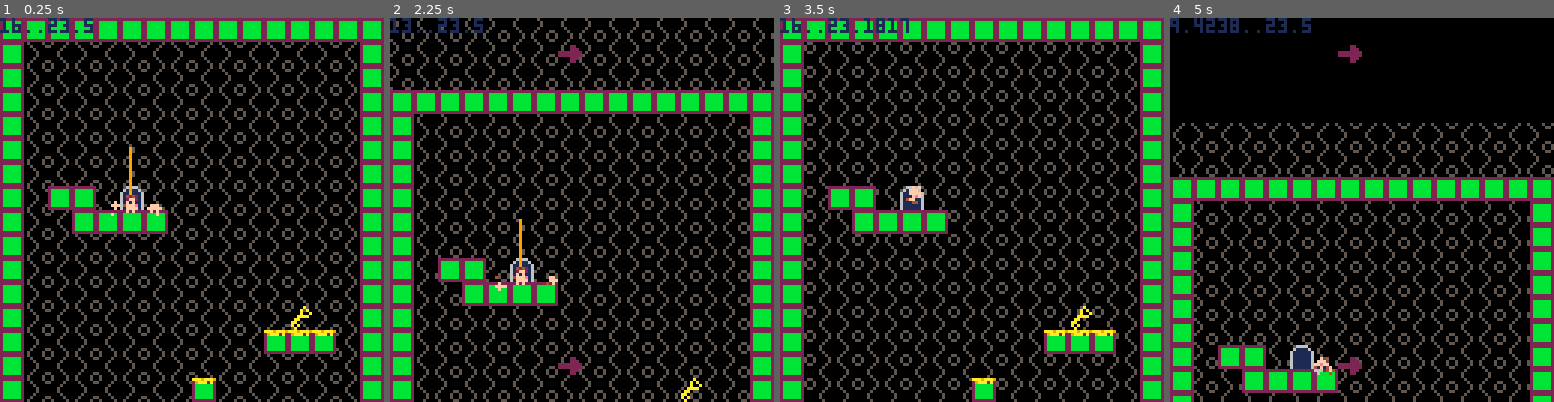
Above: before the commit, frames 1-4 (left to right).
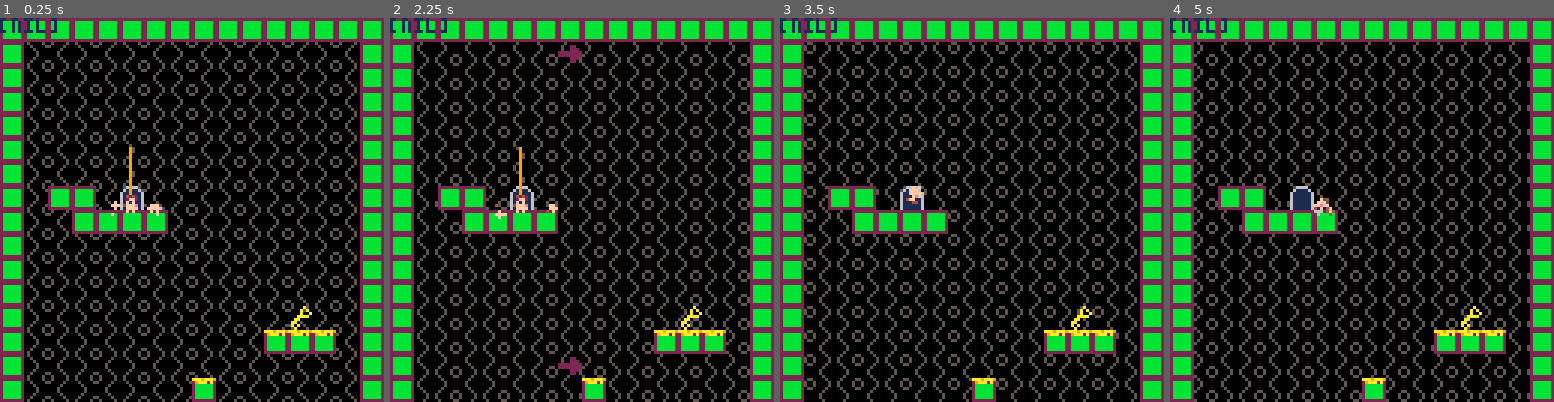
Above: after the commit, the same moments.

Repository: davidjtferguson/golf-escape
Game: PICO-8 cartridge golf_escape.p8
The game is run twice, just before and just after one commit, with the same random seed, the same clock (stepped at 60 frames per second) and the same inputs.
Inputs:
- Up to frame 1 (0.25 s): no input
- Up to frame 2 (2.25 s): tap X (X key) at 0.33, 1.07, 1.85 s; tap O (Z key) at 0.7, 1.7, 2.1 s; hold Right 1.6-2.1 s; hold Up from 2.15 s (still down)
- Up to frame 3 (3.5 s): release Up at 2.42 s; hold Right 2.47-3.03 s; tap O (Z key) at 2.5, 2.9, 3.3 s; tap X (X key) at 2.97 s; hold Left from 3.08 s (still down)
- Up to frame 4 (5 s): release Left at 3.58 s; hold Down 3.63-3.97 s; tap O (Z key) every 0.4 s from 3.7 to 4.9 s; hold Right 4.02-4.68 s; tap X (X key) at 4.08 s; hold Up from 4.73 s (still down)

The runs differ from the first frame. In frame 1, 0.3% of the frame differs, in the area x 0-25%, y 0-4%; in frame 2, 21%; in frame 3, 0.5%; in frame 4, 43%, in the area x 0-100%, y 0-100%.

Commit message:
refine up and down camera controls

Diff:
--- a/golf_escape.p8
+++ b/golf_escape.p8
@@ -39,10 +39,14 @@
 
  resetav()
 
- --todo:make camera an obj
  cam={
+		--target x,y
   x=0,
   y=0,
+		--free control x,y
+		xfree=0,
+		yfree=0,
+		freedirect="none",
   xvel=0,
   yvel=0,
   prevtiledest=8,
@@ -359,8 +363,8 @@
     currlvl.key.collected then
   --todo:what should 'inventory' look like?
   -- show key is in inventory
-  currlvl.key.x=(cam.x*16)+7
-  currlvl.key.y=(cam.y*16)+15
+  currlvl.key.x=(cam.xfree*16)+7
+  currlvl.key.y=(cam.yfree*16)+15
 
   --todo: have mechanic where
   -- hitting a checkpoint 'saves' the key?
@@ -376,7 +380,7 @@
 function _draw()
  currentdraw()
 
- print(debug,cam.x*128,cam.y*128,1)
+ print(debug,cam.xfree*128,cam.yfree*128,1)
 end
 
 function drawplaying()
@@ -452,14 +456,11 @@
  if cam.free then
   if currlvl.w>1 then
    --todo:rotate accordingly
-   drawobj({s=16,x=(cam.x*16)+14,y=(cam.y*16)+7})
-   drawobj({s=16,x=(cam.x*16)+1,y=(cam.y*16)+7})
+   drawobj({s=16,x=(cam.xfree*16)+14,y=(cam.yfree*16)+7})
+   drawobj({s=16,x=(cam.xfree*16)+1,y=(cam.yfree*16)+7})
   elseif currlvl.h>1 then
-
-   drawobj({s=16,x=(cam.x*16)+7,y=(cam.y*16)+14})
-
-   drawobj({s=16,x=(cam.x*16)+7,y=(cam.y*16)+1})
-
+   drawobj({s=16,x=(cam.xfree*16)+7,y=(cam.yfree*16)+14})
+   drawobj({s=16,x=(cam.xfree*16)+7,y=(cam.yfree*16)+1})
   end
  end
 end
@@ -1021,94 +1022,124 @@
  local leftrange={low=0.75,high=0.2}
 
  -- don't allow camera off map
- --todo:add back in
- --if av.x>0 and av.x<127 then
-  local xcamdest=camera1d(cam.x,currlvl.xmap,currlvl.w,av.x,av.w,rightrange,leftrange)
- --end
+ if av.x>0 and av.x<127 then
+  cam.x=camera1d(cam.x,currlvl.xmap,currlvl.w,av.x,av.w,rightrange,leftrange)
+ end
 
  --range for angle to move camera up or down
  local highrange={low=0.175,high=0.325}
  local lowrange={low=0.45,high=0.05}
 
- --if av.y>0 and av.y<63 then
-  local ycamdest=camera1d(cam.y,currlvl.ymap,currlvl.h,av.y,av.h,highrange,lowrange)
- --end
+ if av.y>0 and av.y<63 then
+  cam.y=camera1d(cam.y,currlvl.ymap,currlvl.h,av.y,av.h,highrange,lowrange)
+ end
 
  local cammovespeed=pixel/4
 
- if btn(⬆️) and cam.canmove then
+ if not cam.free then
+  cam.xfree=movetopoint(cam.xfree,cam.x)
+  cam.yfree=movetopoint(cam.yfree,cam.y)
+	end
+
+ if btn(⬆️) and cam.canmove and av.canswing then
   cam.free=true
+
+  if cam.freedirect=="none" then
+		 cam.freedirect="up"
+		end
+
   if currlvl.w>1 then
    --todo:have short accel
-   cam.x-=cammovespeed
-
-   --todo:sort bounds
-   if xcamdest<cam.x then
+   cam.xfree-=cammovespeed
+
+   if cam.xfree<cam.x and cam.freedirect=="down" then
     cam.free=false
     cam.canmove=false
+				cam.freedirect="none"
    end
   elseif currlvl.h>1 then
-   cam.y-=cammovespeed
-
-   if ycamdest<cam.y then
+   cam.yfree-=cammovespeed
+
+   if cam.yfree<cam.y and cam.freedirect=="down" then
 	   cam.free=false
 	   cam.canmove=false
+				cam.freedirect="none"
 	  end
   end
  end
 
- if btn(⬇️) and cam.canmove then
+ if btn(⬇️) and cam.canmove and av.canswing then
   cam.free=true
+
+  if cam.freedirect=="none" then
+		 cam.freedirect="down"
+		end
+
   if currlvl.w>1 then
-   cam.x+=cammovespeed
-
-   if xcamdest>cam.x then
+   cam.xfree+=cammovespeed
+
+   if cam.xfree>cam.x and cam.freedirect=="up" then
     cam.free=false
     cam.canmove=false
+				cam.freedirect="none"
    end
   elseif currlvl.h>1 then
-   cam.y+=cammovespeed
-
-   if ycamdest>cam.y then
+   cam.yfree+=cammovespeed
+
+   if cam.yfree>cam.y and cam.freedirect=="up" then
 	   cam.free=false
 	   cam.canmove=false
+				cam.freedirect="none"
 	  end
   end
  end
 
- debug=(cam.y*16)..".."..av.y
-
- --todo:turn canmove back on
- -- once input stops
- if not cam.canmove and not btn(⬇️) then
+ if not cam.canmove and not btn(⬆️) and not btn(⬇️) then
   cam.canmove=true
  end
 
- --todo:still apply camera bounds
- if not cam.free then
-  cam.x=xcamdest
-  cam.y=ycamdest
- end
-
- camera(cam.x*128,cam.y*128)
+ --todo:call camera1dbounds less? tidy, maybe renaming
+ --if cam.free then
+  cam.xfree=camera1dbounds(cam.xfree,currlvl.xmap,currlvl.w)
+  cam.yfree=camera1dbounds(cam.yfree,currlvl.ymap,currlvl.h)
+
+  camera(cam.xfree*128,cam.yfree*128)
+-- else
+ -- cam.x=camera1dbounds(cam.x,currlvl.xmap,currlvl.w)
+ -- cam.y=camera1dbounds(cam.y,currlvl.ymap,currlvl.h)
+
+ -- camera(cam.x*128,cam.y*128)
+ --end
+end
+
+function camera1dbounds(lcam,lvlpos,lvllength)
+	--don't scroll off level
+	if lcam<lvlpos then
+		lcam=lvlpos
+	end
+
+	if lcam>lvlpos+lvllength-1 then
+		lcam=lvlpos+lvllength-1
+	end
+
+	return lcam
 end
 
 function camera1d(lcam,lvlpos,lvllength,avpos,avlength,highrange,lowrange)
  local lowbound=3
  --account for player width
  local highbound=12.5
- local scrollfrac=0.25
- local maxscrollspeed=0.1
 
 	if lvllength==1 then
 		lcam=flr((avpos+avlength*0.5)/16)
-	elseif not cam.free then
-		--scrolling camera
-		local tiledestination=cam.prevtiledest
-
-  local aimangle=atan2(swing.xvec,swing.yvec)
-
+	else
 		if av.canswing then
+
+			--scrolling camera
+			local tiledestination=cam.prevtiledest
+
+			local aimangle=atan2(swing.xvec,swing.yvec)
+
 			if angleinrange(aimangle,highrange) then
 				tiledestination=highbound
 				cam.prevtiledest=tiledestination
@@ -1128,18 +1159,10 @@
 				cameradest=lvlpos+lvllength-1
 			end
 
-			local cameradiff=cameradest-lcam
-
-			cameradiff*=scrollfrac
-
-			if cameradiff>maxscrollspeed then
-				cameradiff=maxscrollspeed
-			elseif cameradiff<-maxscrollspeed then
-				cameradiff=-maxscrollspeed
-			end
-
-			lcam+=cameradiff
-		else
+
+  lcam=movetopoint(lcam,cameradest)
+
+		else --can't swing
 			--camera only moves if
 			-- player gets past deadzone
 			if avpos/16<lcam+(lowbound/16) then
@@ -1152,16 +1175,28 @@
 		end
 	end
 
-	--don't scroll off level
-	if lcam<lvlpos then
-		lcam=lvlpos
+	return lcam
+end
+
+function movetopoint(from,to)
+ local scrollfrac=0.25
+ local maxscrollspeed=0.1
+
+	local cameradiff=to-from
+
+ if abs(cameradiff)<0.01 then
+	 return to
 	end
 
-	if lcam>lvlpos+lvllength-1 then
-		lcam=lvlpos+lvllength-1
+	cameradiff*=scrollfrac
+
+	if cameradiff>maxscrollspeed then
+		cameradiff=maxscrollspeed
+	elseif cameradiff<-maxscrollspeed then
+		cameradiff=-maxscrollspeed
 	end
 
-	return lcam
+	return from+cameradiff
 end
 
 function angleinrange(angle,range)
